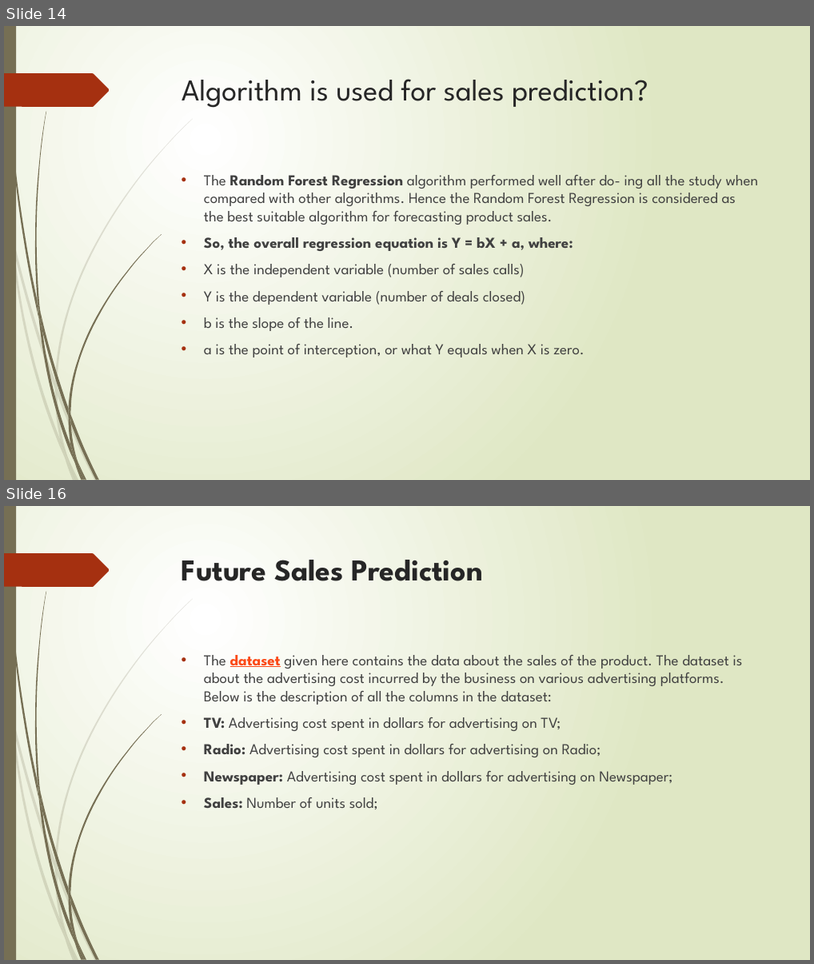
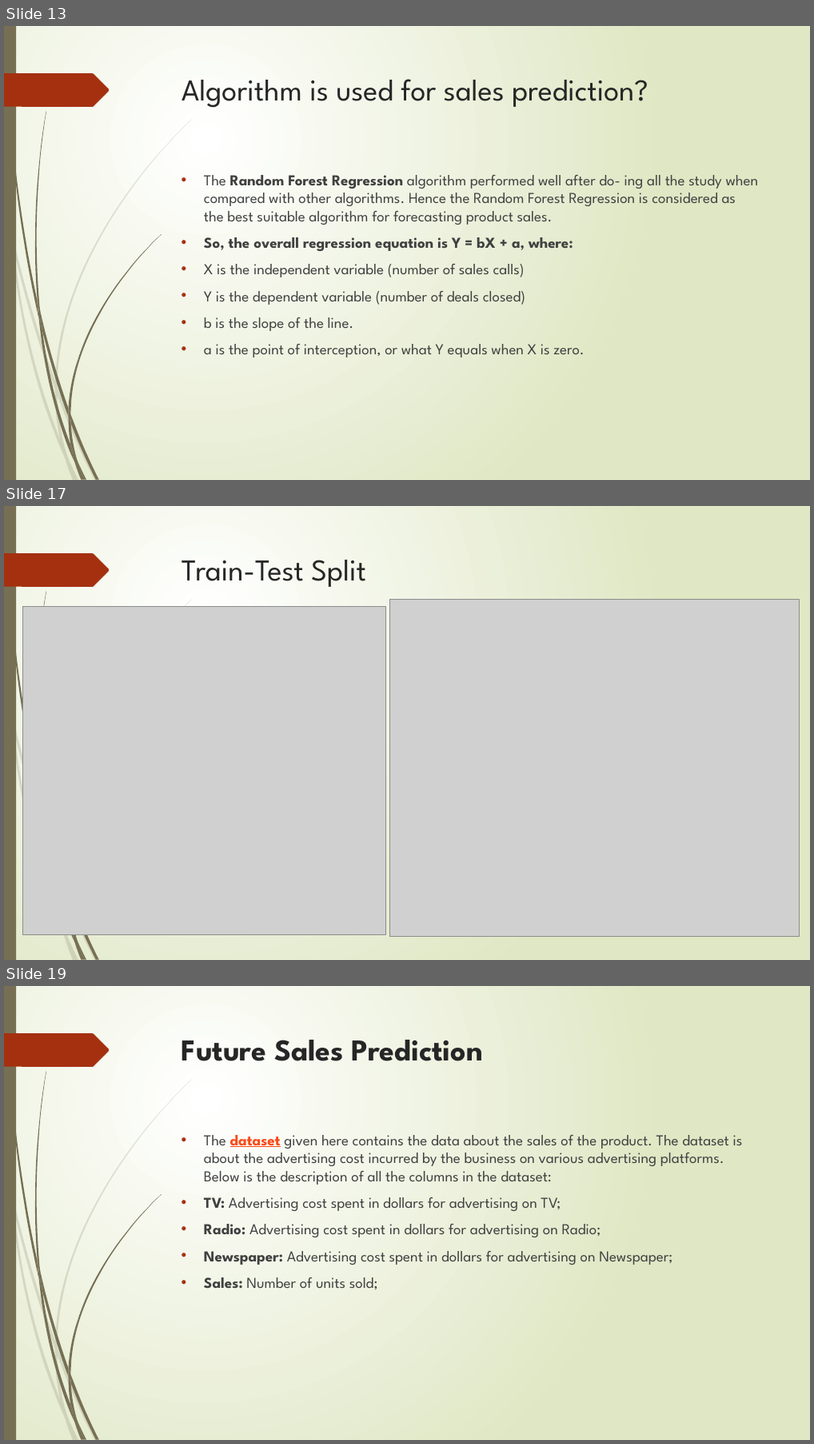
Before and after one commit to Rojasrivadlamuri/Final-Project, a slide deck: Future Sales Prediction with Machine Learning.pptx. Shown one above the other, each under a label of ours: slides 14 and 16 before the commit, slides 13, 17 and 19 after it; the slides between them are not shown. The pictures are 814x964 and 814x1444 pixels, drawn with LibreOffice and Linux fonts; fonts in the diff are those of the drawing; grey boxes stand for pictures. Boxes give left, top, right and bottom in pixels: in the first picture for what was removed or moved away, otherwise in the second. Text is boxed around its words. In the diff, an @@ line names an element or a change of style, - is before the commit and + after.

```diff
--- a/Future Sales Prediction with Machine Learning.pptx
+++ b/Future Sales Prediction with Machine Learning.pptx
@@ slide 17 added at box(4, 506, 810, 960), background gradient #FFFFFF to #DFE8C4; not listed: 19 template elements that a slide beside it also shows @@
@@ title added at box(182, 560, 366, 587), 36 pt, text #262626 @@
+Train-Test Split
@@ picture added at box(390, 599, 800, 936) @@
@@ picture added at box(22, 607, 386, 934) @@
@@ what was slide 14 is now slide 13 @@
@@ what was slide 16 is now slide 19 @@
```
Also in this commit, not shown: 4 slides changed, 3 other slides added, 1 slide removed.
